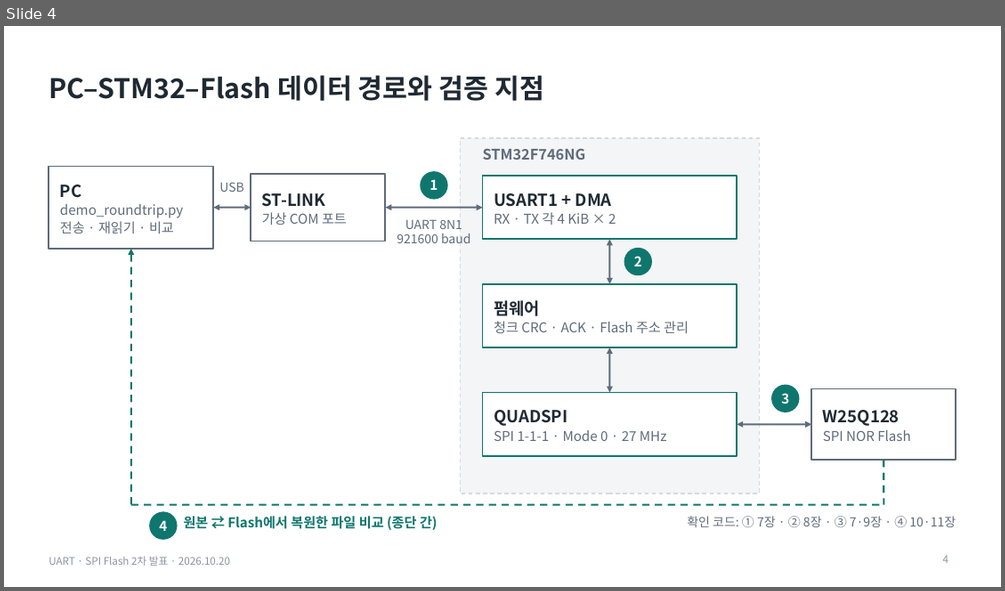
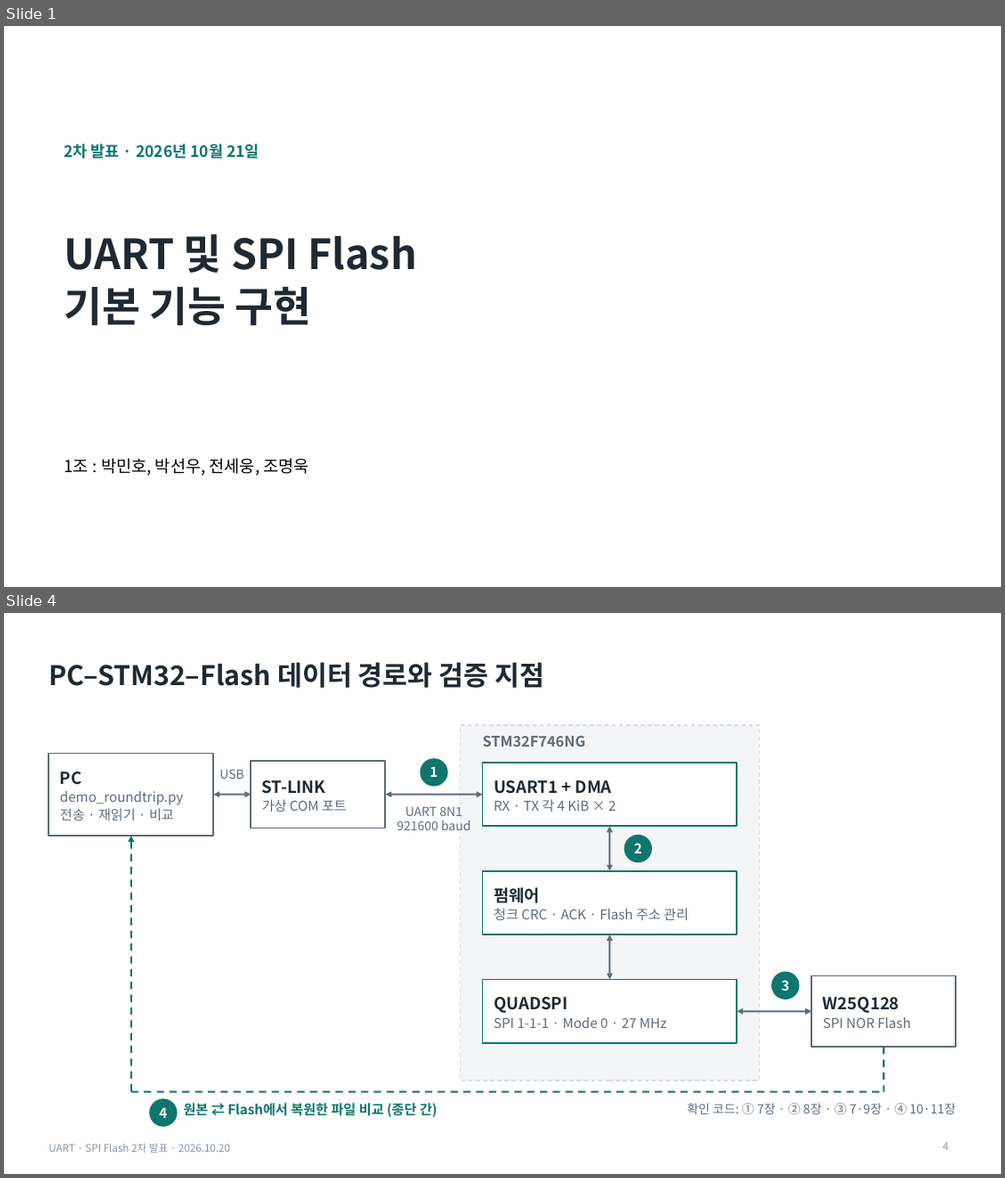
Before and after one commit to dazement/STM32-BMP-file-store-in-Flash-memory, a slide deck: presentation_oct20/output/UART_SPIFlash_2차발표_1020_코드검증_1.pptx. Shown one above the other, each under a label of ours: slide 4 before the commit, slides 1 and 4 after it; the slides between them are not shown. The pictures are 1005x591 and 1005x1178 pixels, drawn with LibreOffice and Linux fonts; fonts in the diff are those of the drawing. Boxes give left, top, right and bottom in pixels: in the first picture for what was removed or moved away, otherwise in the second. Text is boxed around its words. In the diff, an @@ line names an element or a change of style, - is before the commit and + after.

```diff
--- a/presentation_oct20/output/UART_SPIFlash_2차발표_1020_코드검증_1.pptx
+++ b/presentation_oct20/output/UART_SPIFlash_2차발표_1020_코드검증_1.pptx
@@ slide 1 added at box(4, 26, 1001, 587), background #FFFFFF @@
@@ text added at box(64, 143, 259, 159), 15 pt, text #0F766E, bold @@
+2차 발표 · 2026년 10월 21일
@@ text added at box(64, 234, 416, 325), 40 pt, text #1F2933, bold @@
+UART 및 SPI Flash
+기본 기능 구현
@@ text added at box(64, 458, 308, 475), 16 pt, text #000000 @@
+1조 : 박민호, 박선우, 전세웅, 조명욱
```
Also in this commit, not shown: 8 slides changed, 1 slide removed.
